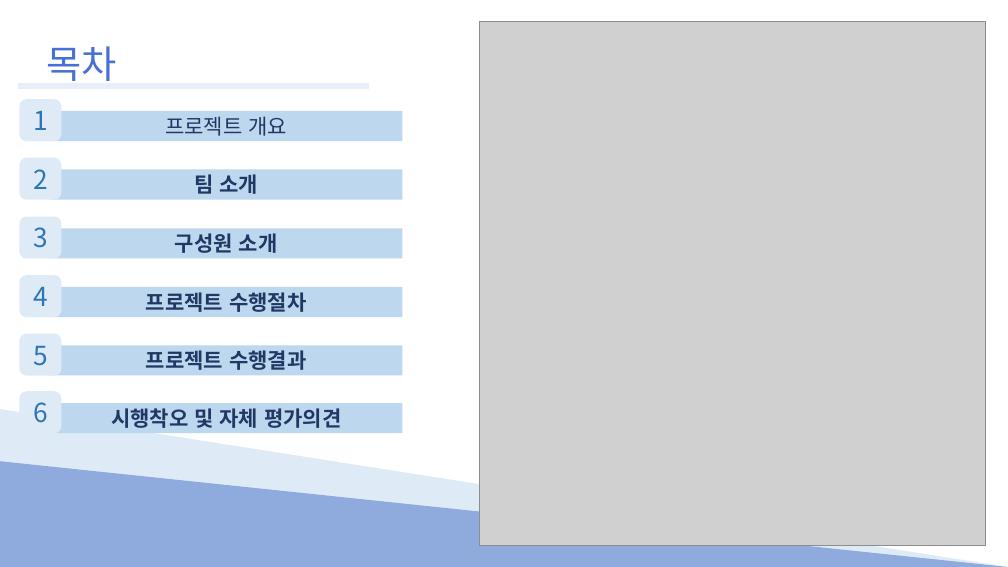
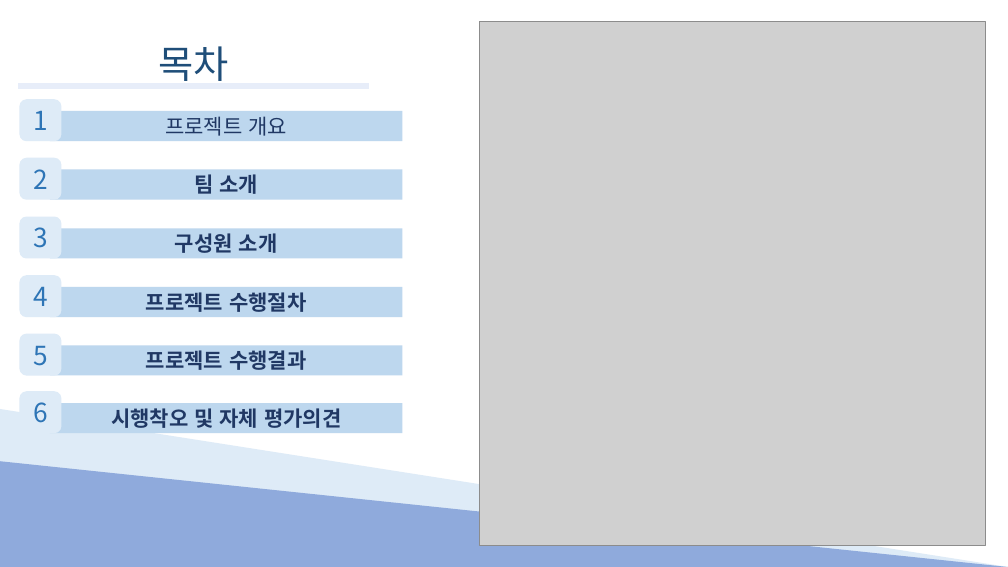
Before and after one commit to Hyno2/C-project, a slide deck: slide 2 of PPT/System.pptx (slide 3 before the commit). Drawn at 1008x567 pixels with LibreOffice and Linux fonts; fonts in the diff are those of the drawing; grey boxes stand for pictures. Boxes give left, top, right and bottom in pixels: in the first picture for what was removed or moved away, otherwise in the second. Text is boxed around its words. In the diff, an @@ line names an element or a change of style, - is before the commit and + after.

```diff
--- a/PPT/System.pptx
+++ b/PPT/System.pptx
@@ text "목차" at (158, 46, 228, 81): text colour #476FD6 to #1F4E79; alignment left to centre @@
```
Also in this commit, not shown: 8 other slides changed, 3 slides added, 15 slides removed.
